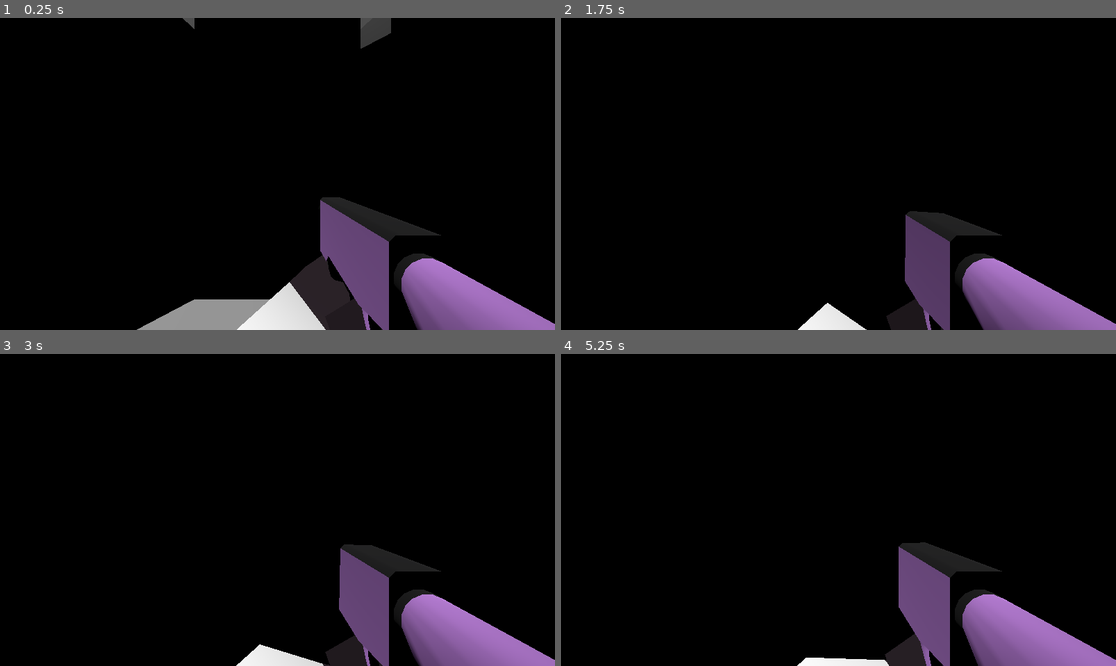
Above: before the commit, frames 1-4 (two rows, left to right).
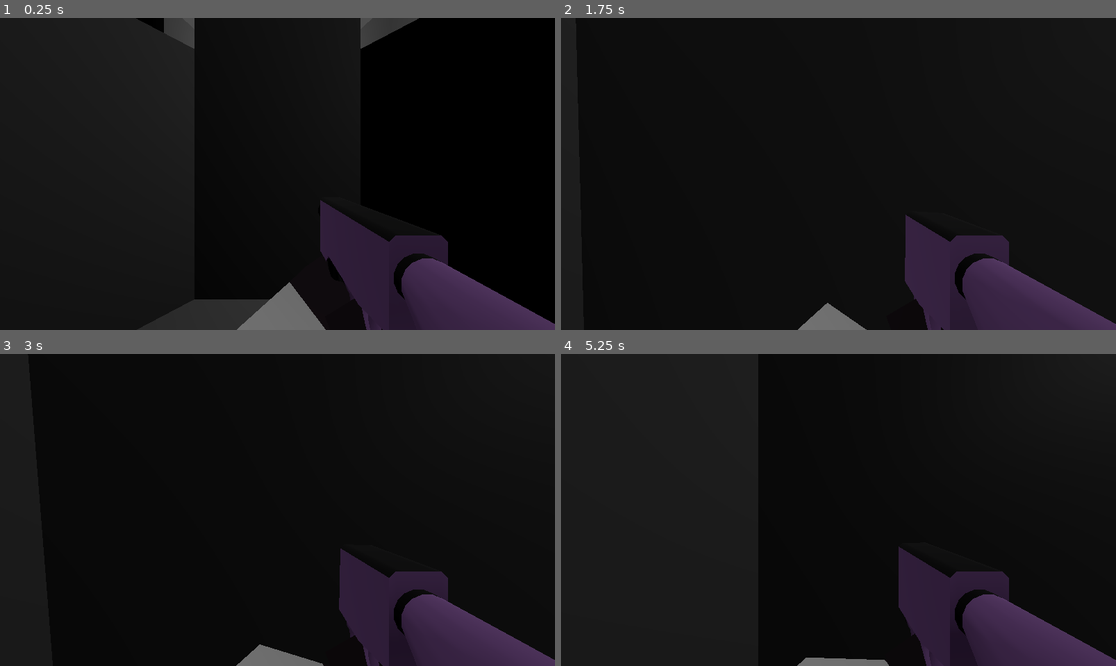
Above: after the commit, the same moments.

Repository: dairycultist/CityZoomer
Game: Godot game, scene res://level/level.tscn
The game is run twice, just before and just after one commit, with the same random seed, the same clock (stepped at 60 frames per second) and the same inputs.
Inputs (mouse positions are in pixels of both pictures, inside the frame that each line leads up to):
- Up to frame 1 (0.25 s): no input
- Up to frame 2 (1.75 s): tap Enter at 0.5 s; move the mouse to (866, 174) at 0.52 s; hold W (walk_up) from 0.53 s (still down); tap Space (jump) at 0.77, 1.52 s; move the mouse to (810, 174) at 1.27 s
- Up to frame 3 (3 s): keep holding W (walk_up); tap Space (jump) at 2 s; move the mouse to (288, 503) at 2.02 s; move the mouse to (271, 516) at 2.77 s
- Up to frame 4 (5.25 s): keep holding W (walk_up); tap Space (jump) at 3.02, 3.77, 4.52 s; move the mouse to (877, 513) at 3.52 s; move the mouse to (794, 506) at 4.27 s; move the mouse to (844, 510) at 5.02 s

The runs differ from the first frame. In frame 1, 28% of the frame differs, in the area x 0-100%, y 0-100%; in frame 2, 11%; in frame 3, 15%; in frame 4, 45%.

Commit message:
Room lights

Diff:
--- a/level/level.tscn
+++ b/level/level.tscn
@@ -22,9 +22,6 @@
 ground_friction = 10
 jump_speed = 6
 
-[node name="Sun" type="DirectionalLight3D" parent="."]
-transform = Transform3D(0.757656, -0.610509, 0.230729, 0, 0.353524, 0.935426, -0.652654, -0.708731, 0.267849, 0, 0, 0)
-
 [node name="LevelPlacer" type="StaticBody3D" parent="."]
 script = ExtResource("7_tnb0d")
 spawn_room = ExtResource("3_0v1st")
--- a/level/rooms/corridor_long.tscn
+++ b/level/rooms/corridor_long.tscn
@@ -17,3 +17,11 @@
 
 [node name="Door1" type="Node3D" parent="." groups=["Door"]]
 transform = Transform3D(1.31134e-07, 0, -1, 0, 1, 0, 1, 0, 1.31134e-07, -10, 0, 8.74228e-07)
+
+[node name="Light0" type="OmniLight3D" parent="."]
+transform = Transform3D(1, 0, 0, 0, 1, 0, 0, 0, 1, -5, 7, 0)
+omni_range = 15.0
+
+[node name="Light1" type="OmniLight3D" parent="."]
+transform = Transform3D(1, 0, 0, 0, 1, 0, 0, 0, 1, 5, 7, 0)
+omni_range = 15.0
--- a/level/rooms/corridor_short.tscn
+++ b/level/rooms/corridor_short.tscn
@@ -17,3 +17,7 @@
 
 [node name="Door1" type="Node3D" parent="." groups=["Door"]]
 transform = Transform3D(1.31134e-07, 0, -1, 0, 1, 0, 1, 0, 1.31134e-07, -5, 0, 8.74228e-07)
+
+[node name="Light" type="OmniLight3D" parent="."]
+transform = Transform3D(1, 0, 0, 0, 1, 0, 0, 0, 1, 0, 7, 0)
+omni_range = 15.0
--- a/level/rooms/l_corridor.tscn
+++ b/level/rooms/l_corridor.tscn
@@ -17,3 +17,7 @@
 
 [node name="Door1" type="Node3D" parent="." groups=["Door"]]
 transform = Transform3D(-4.37114e-08, 0, 1, 0, 1, 0, -1, 0, -4.37114e-08, 8, 0, 0)
+
+[node name="Light" type="OmniLight3D" parent="."]
+transform = Transform3D(1, 0, 0, 0, 1, 0, 0, 0, 1, 0, 7, 0)
+omni_range = 15.0
--- a/level/rooms/l_room.tscn
+++ b/level/rooms/l_room.tscn
@@ -17,3 +17,7 @@
 
 [node name="Door1" type="Node3D" parent="." groups=["Door"]]
 transform = Transform3D(-4.37114e-08, 0, 1, 0, 1, 0, -1, 0, -4.37114e-08, 8, 0, 0)
+
+[node name="Light" type="OmniLight3D" parent="."]
+transform = Transform3D(1, 0, 0, 0, 1, 0, 0, 0, 1, 0, 7, 0)
+omni_range = 15.0
--- a/level/rooms/room_small.tscn
+++ b/level/rooms/room_small.tscn
@@ -14,3 +14,6 @@
 
 [node name="Door0" type="Node3D" parent="." groups=["Door"]]
 transform = Transform3D(1, 0, 0, 0, 1, 0, 0, 0, 1, 0, 0, 2)
+
+[node name="Light" type="OmniLight3D" parent="."]
+transform = Transform3D(1, 0, 0, 0, 1, 0, 0, 0, 1, 0, 4, 0)
--- a/level/rooms/spawnroom.tscn
+++ b/level/rooms/spawnroom.tscn
@@ -50,3 +50,19 @@
 [node name="CollisionShape3D2" type="CollisionShape3D" parent="Stairs"]
 transform = Transform3D(0.866025, -0.5, 0, 0.5, 0.866025, 0, 0, 0, 1, -6.34, 1.071, 3)
 shape = SubResource("ConcavePolygonShape3D_3qchc")
+
+[node name="Light0" type="OmniLight3D" parent="."]
+transform = Transform3D(1, 0, 0, 0, 1, 0, 0, 0, 1, -8, 7, 0)
+omni_range = 15.0
+
+[node name="Light1" type="OmniLight3D" parent="."]
+transform = Transform3D(1, 0, 0, 0, 1, 0, 0, 0, 1, 8, 7, 0)
+omni_range = 15.0
+
+[node name="Light2" type="OmniLight3D" parent="."]
+transform = Transform3D(1, 0, 0, 0, 1, 0, 0, 0, 1, 0, 7, -8)
+omni_range = 15.0
+
+[node name="Light3" type="OmniLight3D" parent="."]
+transform = Transform3D(1, 0, 0, 0, 1, 0, 0, 0, 1, 0, 7, 8)
+omni_range = 15.0
--- a/level/rooms/walkway1.tscn
+++ b/level/rooms/walkway1.tscn
@@ -39,3 +39,11 @@
 [node name="CollisionShape3D" type="CollisionShape3D" parent="Ramp"]
 transform = Transform3D(1, 0, 0, 0, 0.912091, 0.409987, 0, -0.409987, 0.912091, -3.14572, 5.4815, -3.41851)
 shape = SubResource("ConcavePolygonShape3D_arkv8")
+
+[node name="Light0" type="OmniLight3D" parent="."]
+transform = Transform3D(1, 0, 0, 0, 1, 0, 0, 0, 1, 0, 7, 0)
+omni_range = 15.0
+
+[node name="Light1" type="OmniLight3D" parent="."]
+transform = Transform3D(1, 0, 0, 0, 1, 0, 0, 0, 1, 0, 11, -4)
+omni_range = 15.0
--- a/level/rooms/x_corridor.tscn
+++ b/level/rooms/x_corridor.tscn
@@ -22,3 +22,7 @@
 
 [node name="Door3" type="Node3D" parent="." groups=["Door"]]
 transform = Transform3D(1.31134e-07, 0, -1, 0, 1, 0, 1, 0, 1.31134e-07, -8, 0, 2.09815e-06)
+
+[node name="Light" type="OmniLight3D" parent="."]
+transform = Transform3D(1, 0, 0, 0, 1, 0, 0, 0, 1, 0, 7, 0)
+omni_range = 15.0
